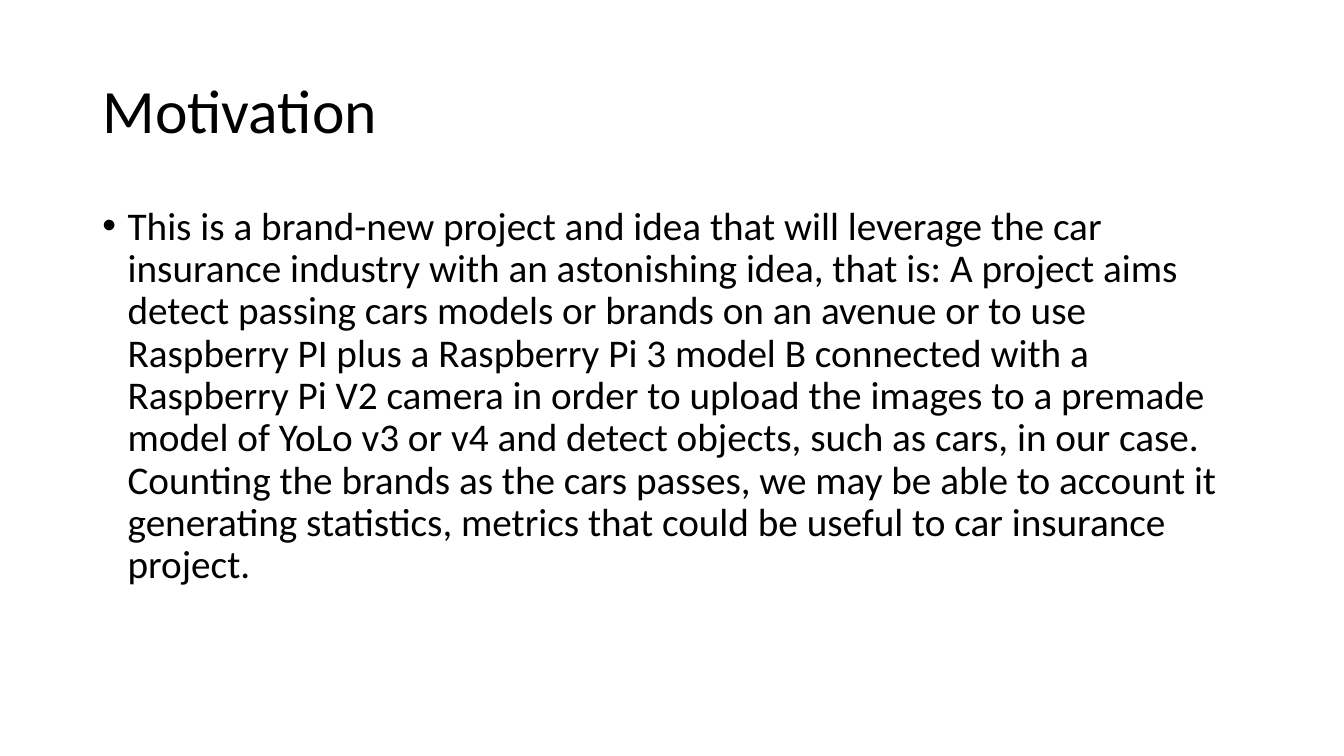
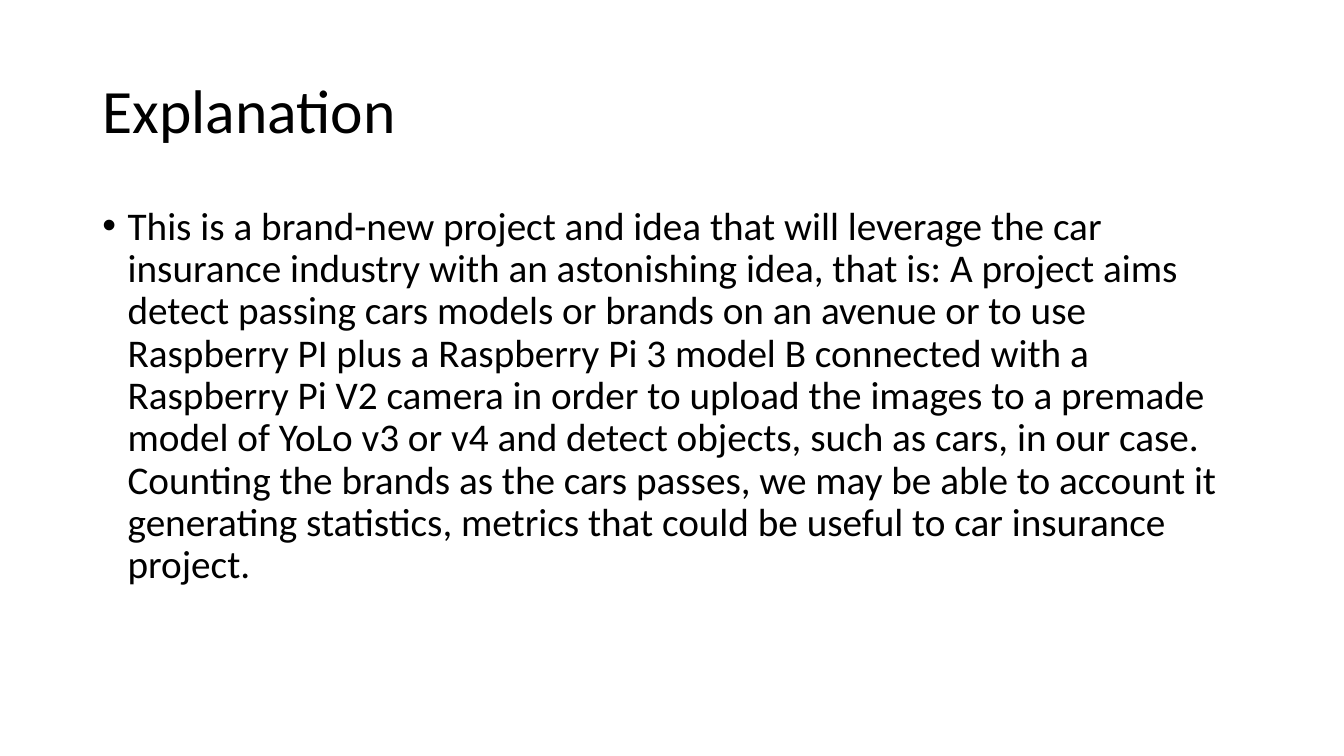
Before and after one commit to Tushar9999999999/SkyNet, a slide deck: slide 2 of Equinox_Presentation.pptx. Drawn at 1344x756 pixels with LibreOffice and Linux fonts; fonts in the diff are those of the drawing. Boxes give left, top, right and bottom in pixels: in the first picture for what was removed or moved away, otherwise in the second. Text is boxed around its words. In the diff, an @@ line names an element or a change of style, - is before the commit and + after.

```diff
--- a/Equinox_Presentation.pptx
+++ b/Equinox_Presentation.pptx
@@ title at (x1=102, y1=90, x2=395, y2=143): text changed @@
-Motivation
+Explanation
```
Also in this commit, not shown: 2 other slides changed, 2 slides added, 5 slides removed.
